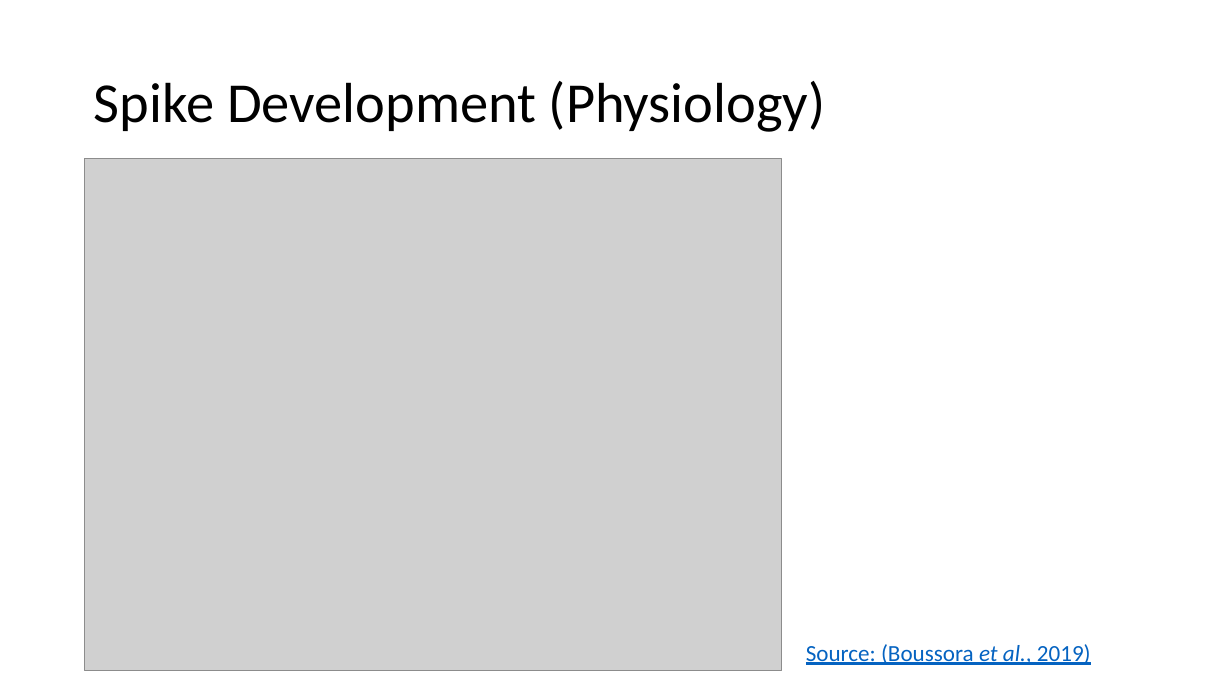
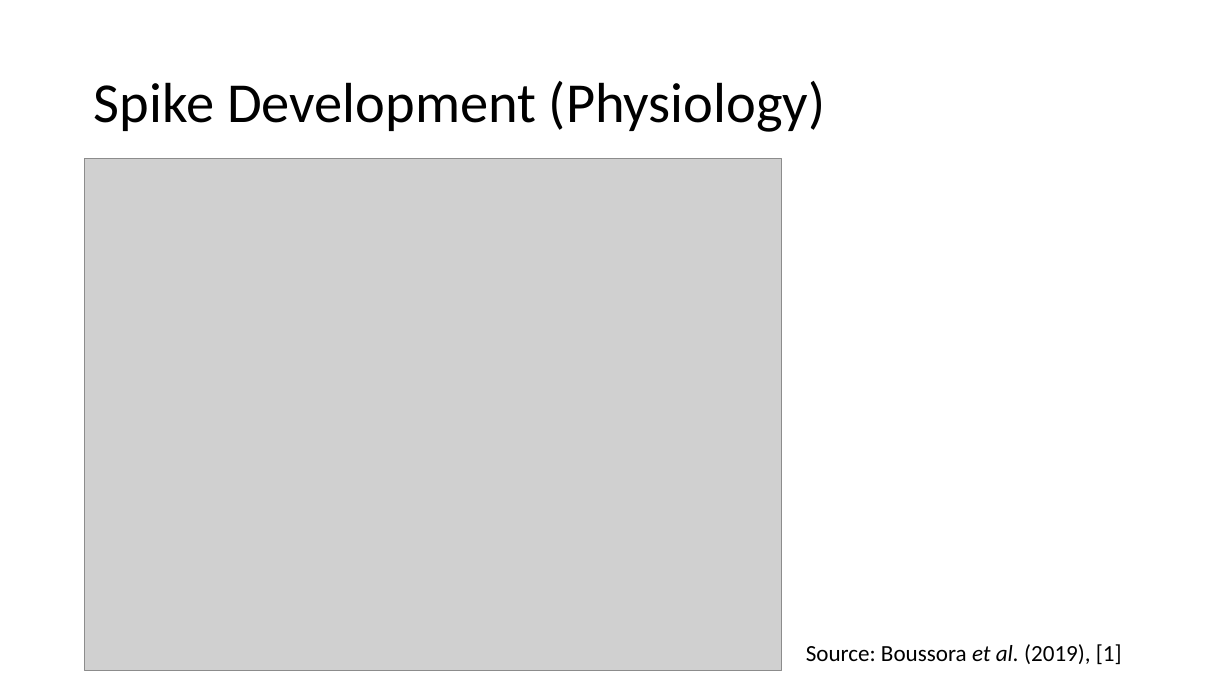
Before and after one commit to WasellaN/Ear_Project_Nouri, a slide deck: slide 3 of Presentation_Nouri.pptx. Drawn at 1232x693 pixels with LibreOffice and Linux fonts; fonts in the diff are those of the drawing; grey boxes stand for pictures. Boxes give left, top, right and bottom in pixels: in the first picture for what was removed or moved away, otherwise in the second. Text is boxed around its words. In the diff, an @@ line names an element or a change of style, - is before the commit and + after.

```diff
--- a/Presentation_Nouri.pptx
+++ b/Presentation_Nouri.pptx
@@ text at [806,644,1122,664]: text changed; text colour #0563C1 to #000000 @@
-Source: (Boussora et al., 2019)
+Source: Boussora et al. (2019), [1]
```
Also in this commit, not shown: 2 other slides changed, 15 slides added, 13 other files.
